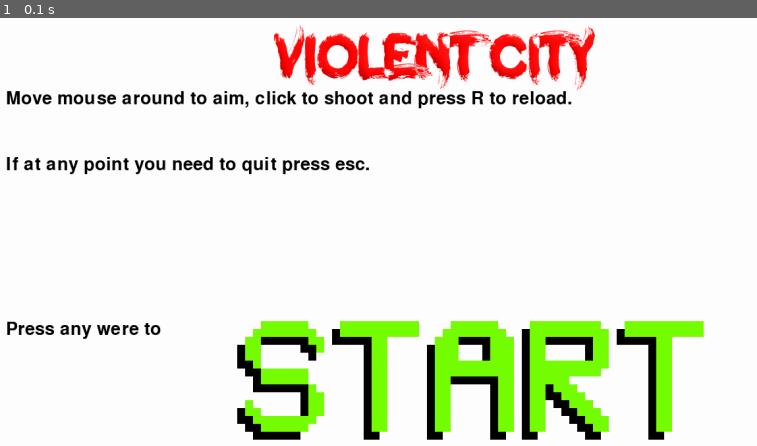
Above: before the commit, frame 1.
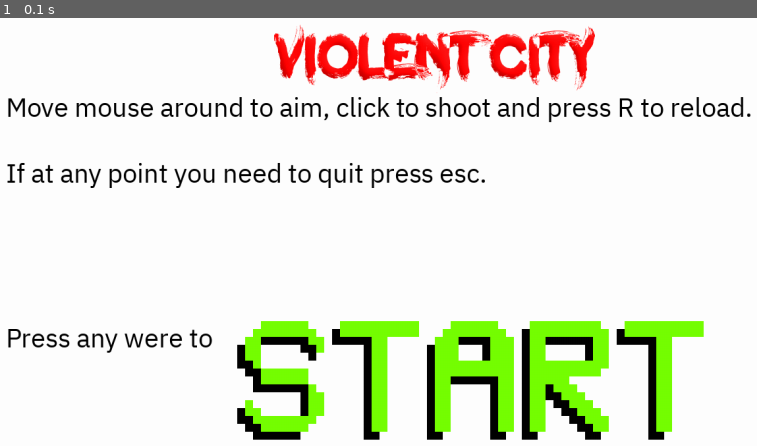
Above: after the commit, the same moment.

Repository: Matt-Isaac-Colab/Violent-City-in-Pygame
Game: pygame game, started from Violent City Main.py
Two runs of this game, one before a commit and one after it. Both use one fixed random seed, a clock stepped at 60 frames per second and the inputs below.
Inputs:
- Up to frame 1 (0.1 s): no input

The runs differ from the first frame. In frame 1, 5.1% of the frame differs, in the area x 0-100%, y 17-79%.

Commit message:
Update Violent City Main.py
Bug Fixed: Fixed fonts directory

Diff:
--- a/Violent City Main.py
+++ b/Violent City Main.py
@@ -6,6 +6,9 @@
 from pygame.locals import *
 
 pygame.init()
+
+#Directory
+main_dir = os.getcwd()
 
 #define mouse
 Mouse_x = 0
@@ -36,9 +39,9 @@
 brown = (150, 75, 0)
 gray = (112.95, 112.95, 112.95)
 yellow = (255, 255, 0)
-font = pygame.font.Font("IBMPlexSans-Regular.ttf", 40) #Imported Font
-font_L = pygame.font.Font("IBMPlexSans-Regular.ttf", 100) #Imported Font
-font_S = pygame.font.Font("IBMPlexSans-Regular.ttf", 17) #Imported Font
+font = pygame.font.Font(os.path.join(main_dir, 'fonts\\IBMPlexSans-Regular.ttf'), 40) #Imported Font
+font_L = pygame.font.Font(os.path.join(main_dir, 'fonts\\IBMPlexSans-Regular.ttf'), 100) #Imported Font
+font_S = pygame.font.Font(os.path.join(main_dir, 'fonts\\IBMPlexSans-Regular.ttf'), 17) #Imported Font
 
 
 #Display settings
@@ -87,8 +90,7 @@
 def end_display(msg, color):
     screen_text = font_L.render(msg, True, color)
     gameDisplay.blit(screen_text, [0, 100])
-#Directory
-main_dir = os.getcwd()
+
 
 #Some Images
 gun = pygame.image.load(os.path.join(main_dir, 'images\\gun.png')) #Loads Images from directory
